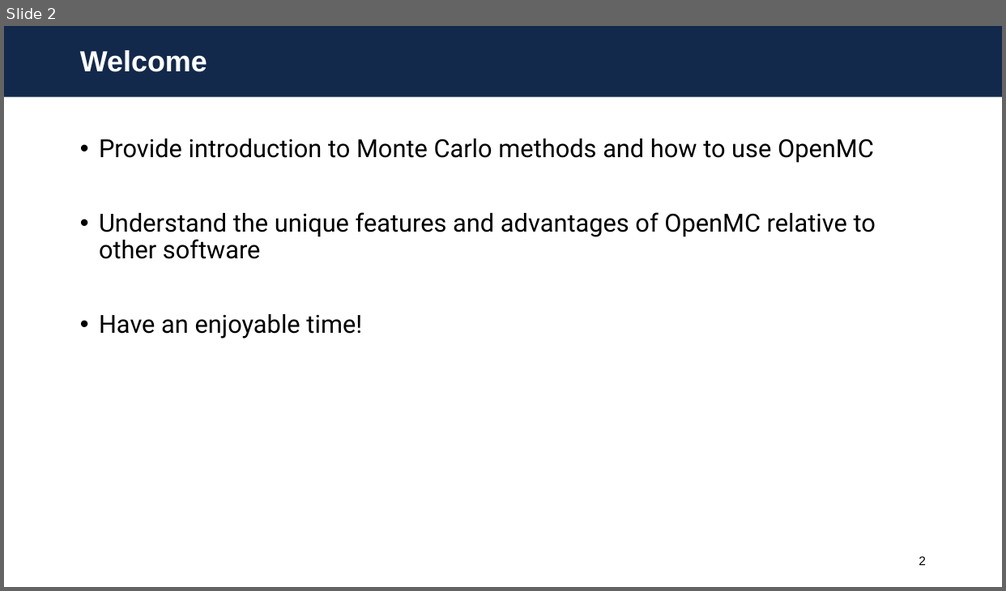
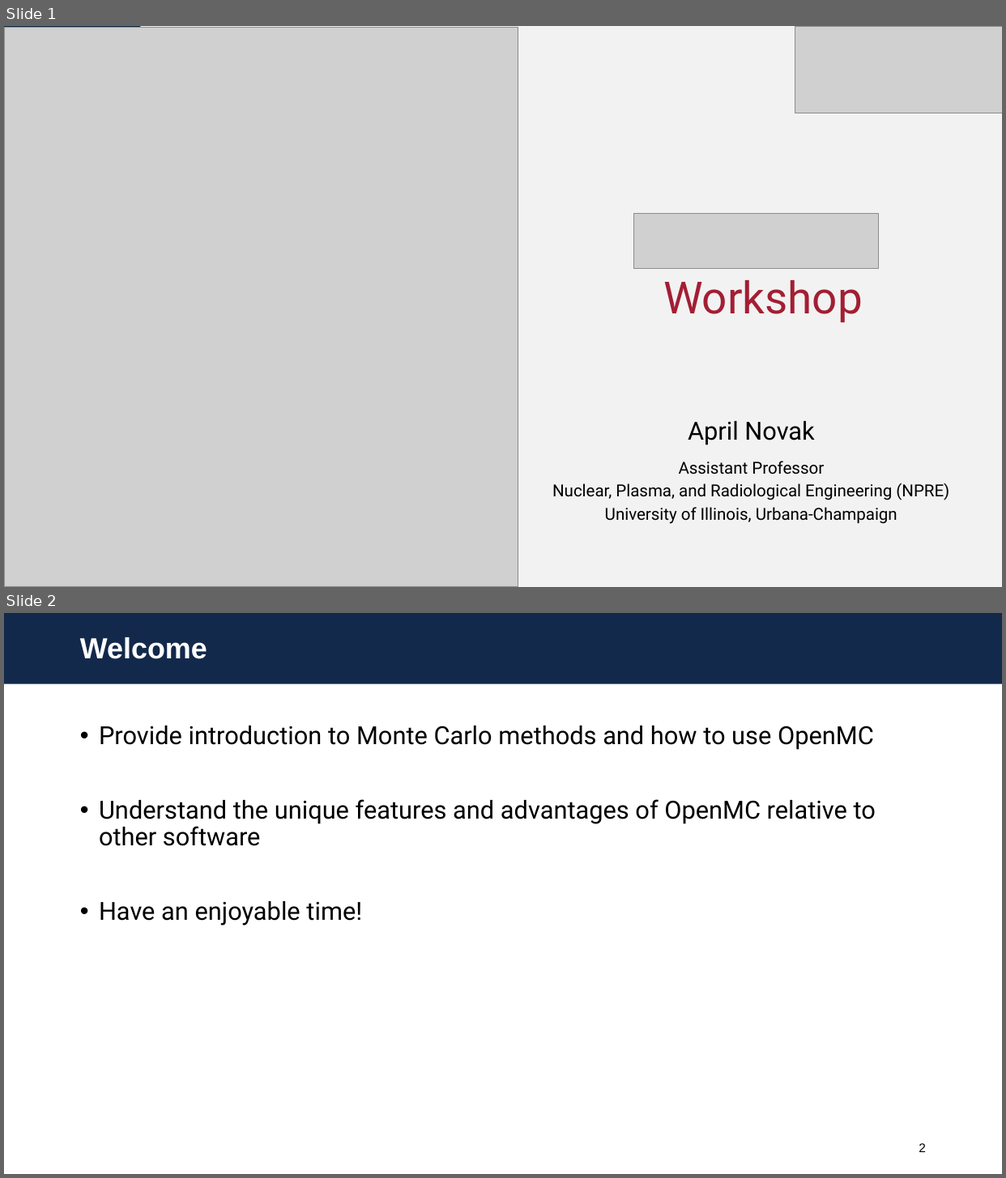
Before and after one commit to aprilnovak/openmc-education, a slide deck: intro/1-Theory.pptx. Shown one above the other, each under a label of ours: slide 2 before the commit, slides 1 and 2 after it. The pictures are 1006x591 and 1006x1178 pixels, drawn with LibreOffice and Linux fonts; fonts in the diff are those of the drawing; grey boxes stand for pictures; background and template pictures are left out. Boxes give left, top, right and bottom in pixels: in the first picture for what was removed or moved away, otherwise in the second. Text is boxed around its words. In the diff, an @@ line names an element or a change of style, - is before the commit and + after.

```diff
--- a/intro/1-Theory.pptx
+++ b/intro/1-Theory.pptx
@@ slide 1 added at (4, 26, 1002, 587), background #FFFFFF @@
@@ rectangle added at (4, 26, 1002, 89), fill #434343, outline #0E2841 0.75 pt @@
@@ picture added at (4, 27, 518, 587) @@
@@ rectangle added at (140, 26, 1002, 587), fill #F2F2F2 @@
@@ picture added at (795, 27, 1002, 113) @@
@@ rectangle added at (4, 89, 1002, 94), fill #306998 @@
@@ picture added at (634, 213, 879, 268) @@
@@ text added at (663, 280, 863, 322), 42.7 pt, text #A31E33 @@
+Workshop
@@ text added at (552, 421, 949, 524), 16 pt, text #000000 @@
+April Novak
+Assistant Professor
+Nuclear, Plasma, and Radiological Engineering (NPRE)
+University of Illinois, Urbana-Champaign
```
Also in this commit, not shown: 9 other slides added, 1 slide removed, 2 other files.
